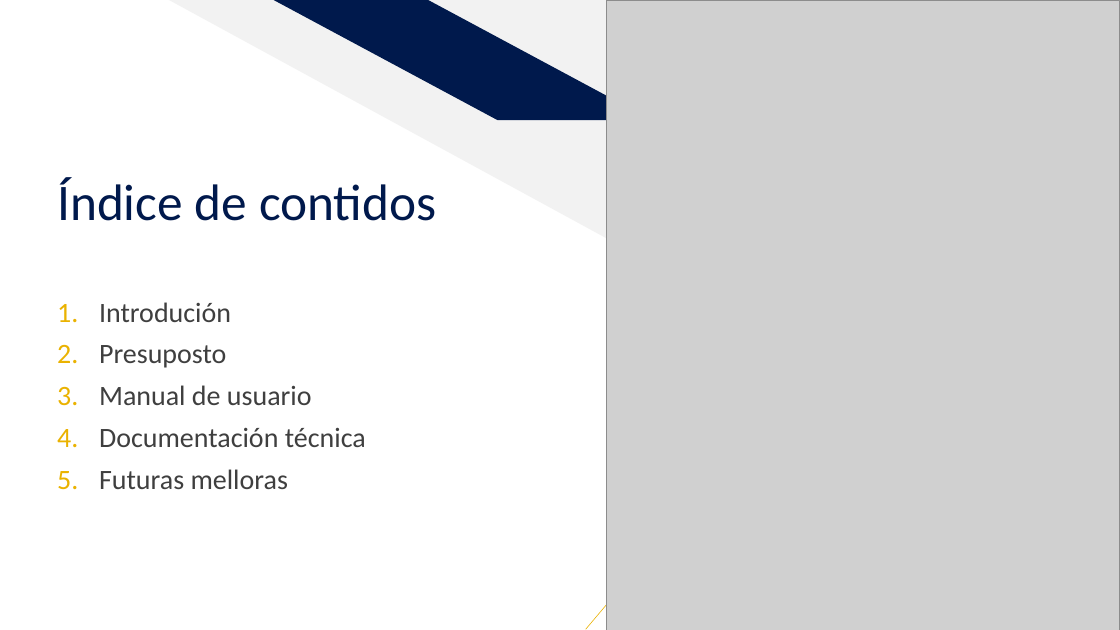
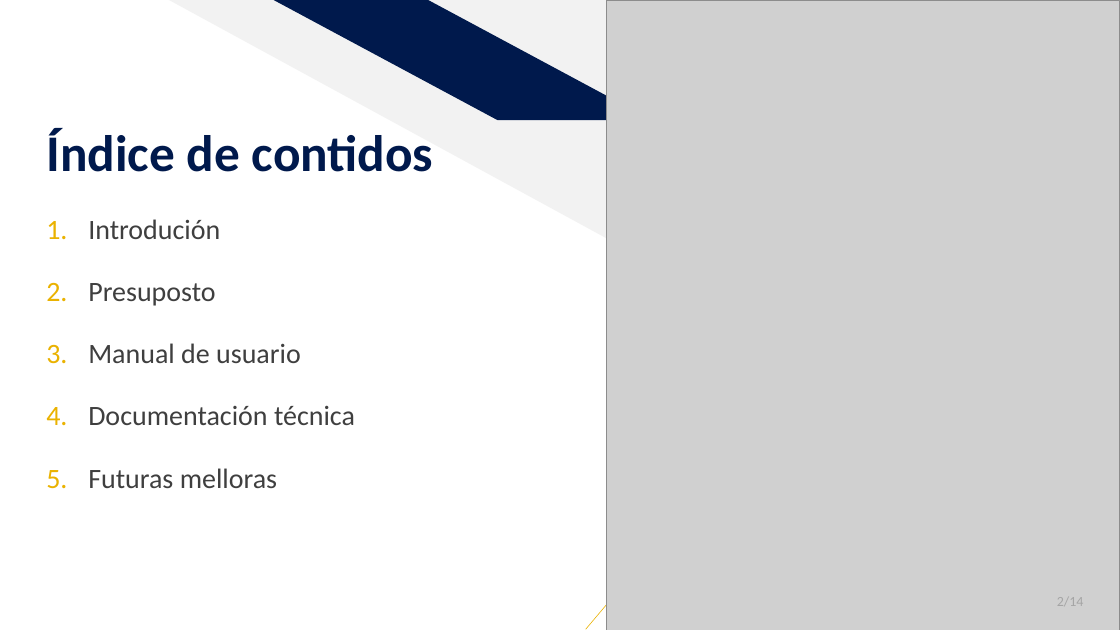
Before and after one commit to dbb-01/CanastraApp, a slide deck: slide 2 of Proxecto.pptx. Drawn at 1120x630 pixels with LibreOffice and Linux fonts; fonts in the diff are those of the drawing; grey boxes stand for pictures. Boxes give left, top, right and bottom in pixels: in the first picture for what was removed or moved away, otherwise in the second. Text is boxed around its words. In the diff, an @@ line names an element or a change of style, - is before the commit and + after.

```diff
--- a/Proxecto.pptx
+++ b/Proxecto.pptx
@@ title "Índice de contidos": place and size @@
-title "Índice de contidos" at <box>57,178,437,221</box>
+title "Índice de contidos" at <box>46,128,433,172</box>
@@ title "Índice de contidos" at <box>46,128,433,172</box>: bold on @@
@@ text "Introdución": place and size @@
-text "Introdución" at <box>99,302,366,489</box>
+text "Introdución" at <box>88,219,355,488</box>
@@ text "Introdución" at <box>88,219,355,488</box>: line spacing 0.9 to 1.5 @@
@@ page number added at <box>1057,597,1084,606</box>, 12 pt, text #A5A5A5 @@
+2/14
```
Also in this commit, not shown: 11 other slides changed, 2 slides added, 1 slide removed.
